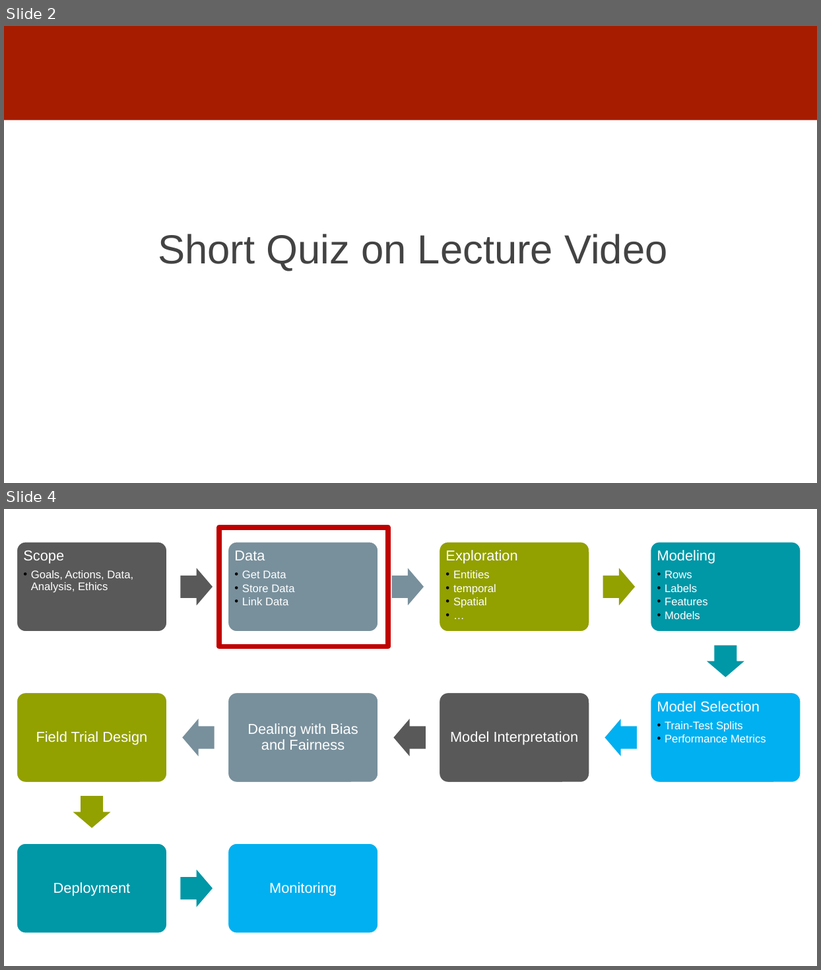
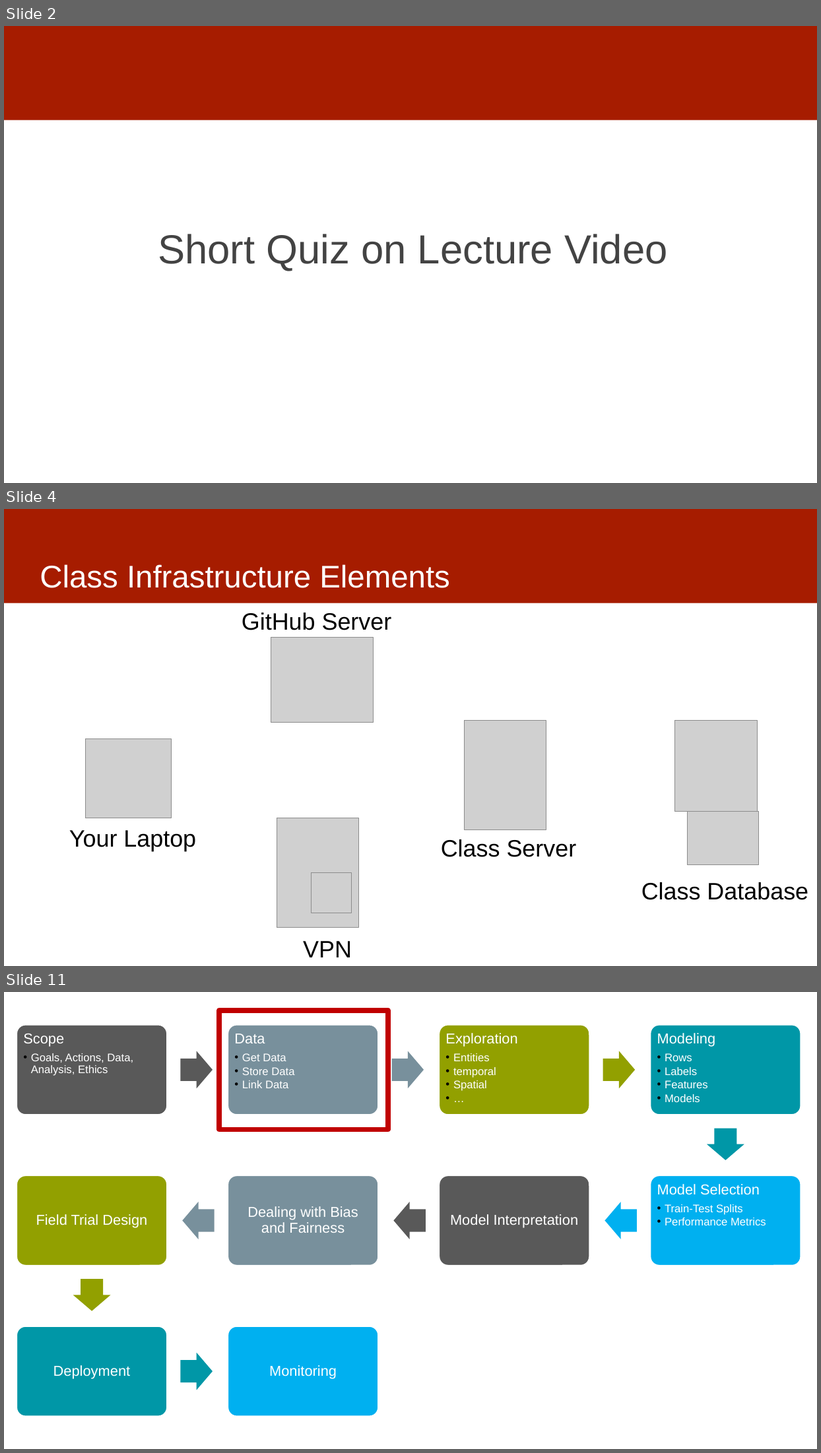
Before and after one commit to dssg/mlforpublicpolicylab, a slide deck: 02 - Case Studies and Acquiring Data/data -- discussion.pptx. Shown one above the other, each under a label of ours: slides 2 and 4 before the commit, slides 2, 4 and 11 after it; the slides between them are not shown. The pictures are 821x970 and 821x1453 pixels, drawn with LibreOffice and Linux fonts; fonts in the diff are those of the drawing; grey boxes stand for pictures. Boxes give left, top, right and bottom in pixels: in the first picture for what was removed or moved away, otherwise in the second. Text is boxed around its words. In the diff, an @@ line names an element or a change of style, - is before the commit and + after.

```diff
--- a/02 - Case Studies and Acquiring Data/data -- discussion.pptx
+++ b/02 - Case Studies and Acquiring Data/data -- discussion.pptx
@@ slide 4 added at <box>4,509,817,966</box>, background #FFFFFF; not listed: 1 template element that a slide beside it also shows @@
@@ title added at <box>40,564,450,588</box>, 37 pt, text #FFFFFF @@
+Class Infrastructure Elements
@@ text added at <box>242,613,392,630</box>, 28 pt, text #000000 @@
+GitHub Server
@@ picture added at <box>271,638,374,722</box> @@
@@ picture added at <box>465,721,547,830</box> @@
@@ picture added at <box>675,721,757,811</box> @@
@@ picture added at <box>85,739,171,819</box> @@
@@ picture added at <box>277,819,358,928</box> @@
@@ picture added at <box>687,811,758,865</box> @@
@@ text added at <box>69,830,196,852</box>, 28 pt, text #000000 @@
+Your Laptop
@@ text added at <box>441,840,577,857</box>, 28 pt, text #000000 @@
+Class Server
@@ picture added at <box>311,873,351,914</box> @@
@@ text added at <box>642,883,809,900</box>, 28 pt, text #000000 @@
+Class Database
@@ text added at <box>303,941,352,958</box>, 28 pt, text #000000 @@
+VPN
@@ what was slide 4 is now slide 11 @@
```
Also in this commit, not shown: 2 slides changed, 6 other slides added.
